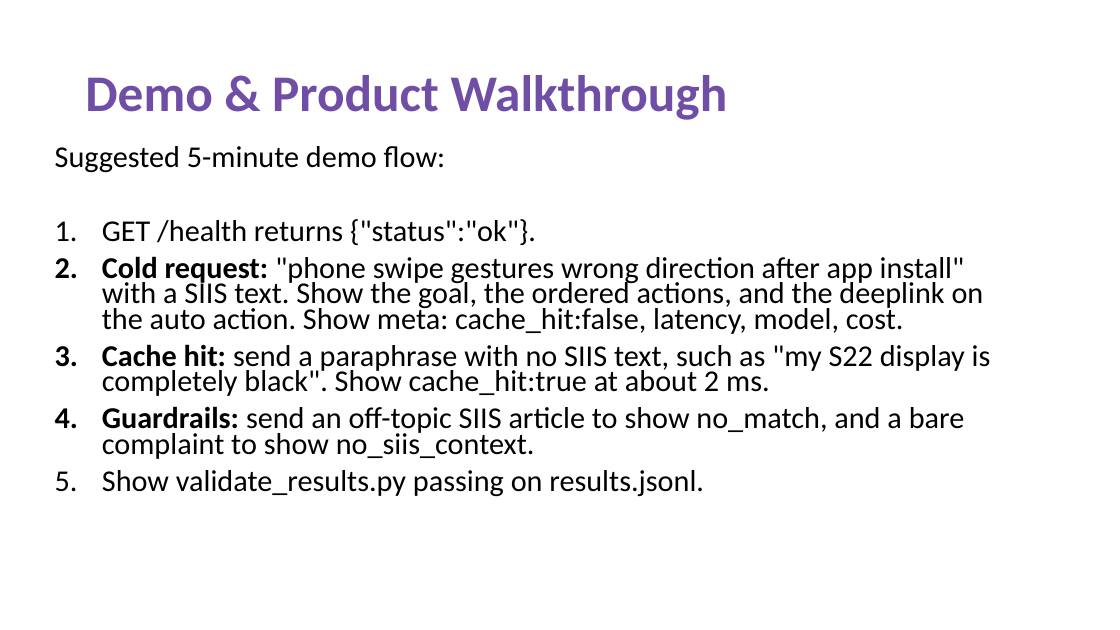
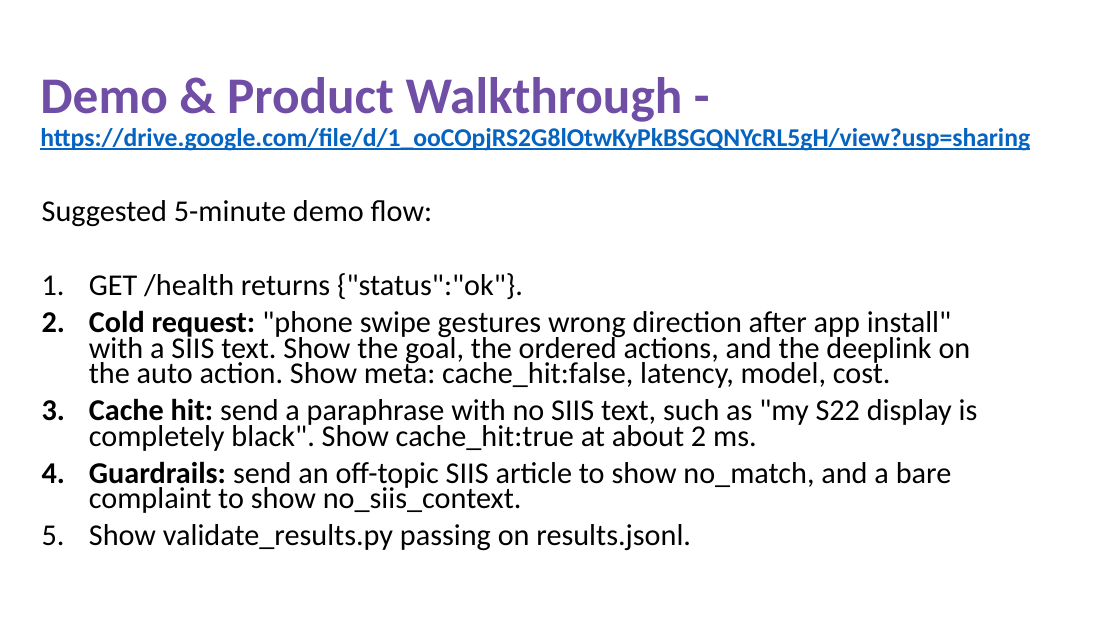
Before and after one commit to DakshGupta47/SRMIST_Puchkaz_Prism_GenAI, a slide deck: slide 6 of SRMIST_Puchkaz_Submission_ppt.pptx. Drawn at 1120x630 pixels with LibreOffice and Linux fonts; fonts in the diff are those of the drawing. Boxes give left, top, right and bottom in pixels: in the first picture for what was removed or moved away, otherwise in the second. Text is boxed around its words. In the diff, an @@ line names an element or a change of style, - is before the commit and + after.

```diff
--- a/SRMIST_Puchkaz_Submission_ppt.pptx
+++ b/SRMIST_Puchkaz_Submission_ppt.pptx
@@ title at <box>40,77,1030,151</box>: text changed; size 44 to 22 pt; text colour #704EA6 to #0563C1 @@
-Demo & Product Walkthrough
+Demo & Product Walkthrough - https://drive.google.com/file/d/1_ooCOpjRS2G8lOtwKyPkBSGQNYcRL5gH/view?usp=sharing
@@ text "Suggested 5-minute demo flow:": place and size @@
-text "Suggested 5-minute demo flow:" at <box>55,146,991,497</box>
+text "Suggested 5-minute demo flow:" at <box>42,200,978,551</box>
```
Also in this commit, not shown: 3 slides added.
